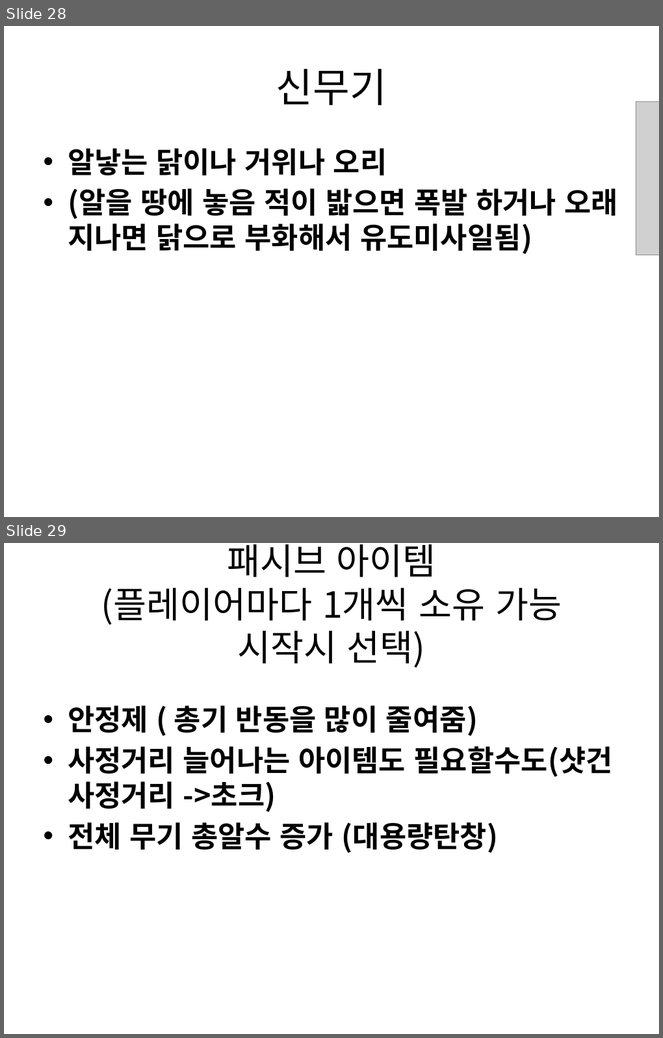
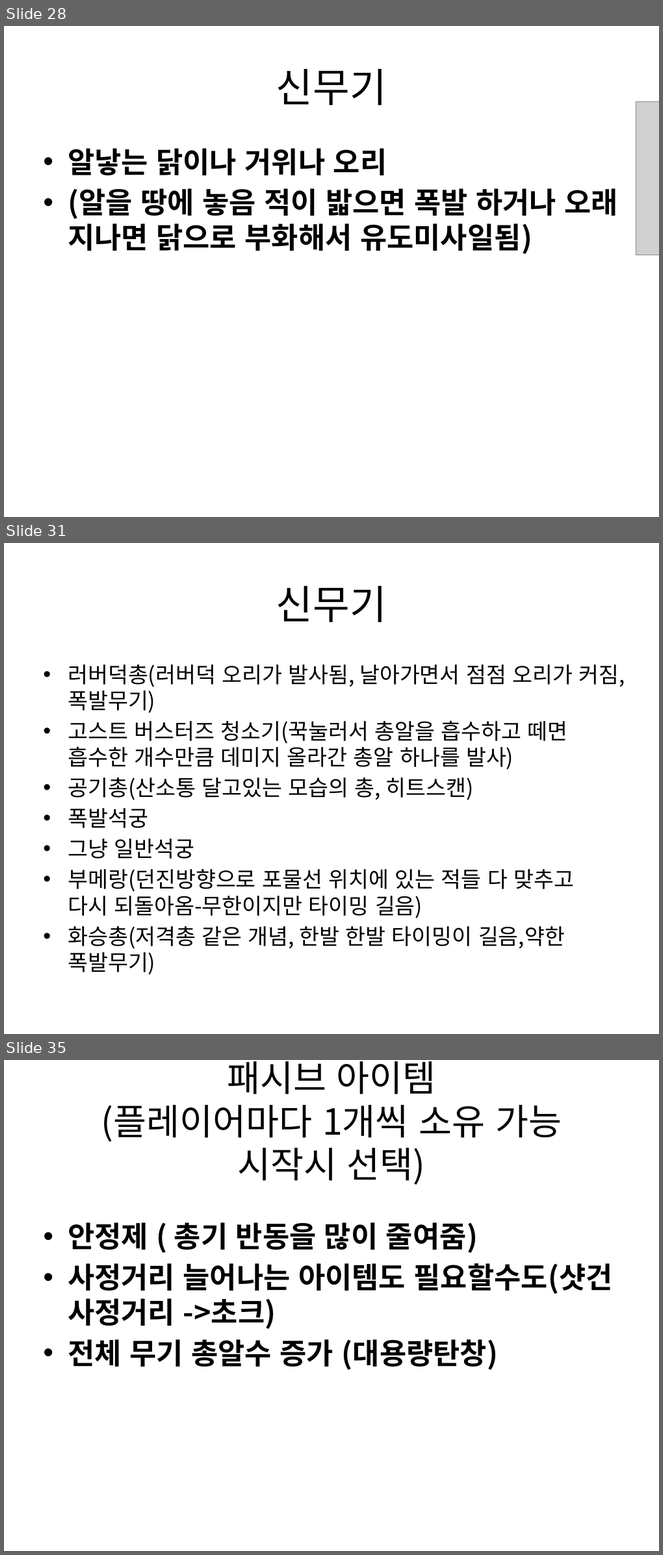
Before and after one commit to gkdlgndpdu/EscapeJail, a slide deck: EscapeJail/Assets/기획/스테이지1기획.pptx. Shown one above the other, each under a label of ours: slides 28 and 29 before the commit, slides 28, 31 and 35 after it; the slides between them are not shown. The pictures are 663x1038 and 663x1555 pixels, drawn with LibreOffice and Linux fonts; fonts in the diff are those of the drawing; grey boxes stand for pictures. Boxes give left, top, right and bottom in pixels: in the first picture for what was removed or moved away, otherwise in the second. Text is boxed around its words. In the diff, an @@ line names an element or a change of style, - is before the commit and + after.

```diff
--- a/EscapeJail/Assets/기획/스테이지1기획.pptx
+++ b/EscapeJail/Assets/기획/스테이지1기획.pptx
@@ slide 31 added at [4, 543, 659, 1034], background #FFFFFF @@
@@ title added at [276, 586, 387, 622], 44 pt, text #000000 @@
+신무기
@@ text added at [68, 665, 625, 975], 24 pt, text #000000 @@
+• 러버덕총(러버덕 오리가 발사됨, 날아가면서 점점 오리가 커짐,폭발무기)
+• 고스트 버스터즈 청소기(꾹눌러서 총알을 흡수하고 떼면 흡수한 개수만큼 데미지 올라간 총알 하나를 발사)
+• 공기총(산소통 달고있는 모습의 총, 히트스캔)
+• 폭발석궁
+• 그냥 일반석궁
+• 부메랑(던진방향으로 포물선 위치에 있는 적들 다 맞추고 다시 되돌아옴-무한이지만 타이밍 길음)
+• 화승총(저격총 같은 개념, 한발 한발 타이밍이 길음,약한 폭발무기)
@@ what was slide 29 is now slide 35 @@
```
Also in this commit, not shown: 5 other slides added, 3 other files.
